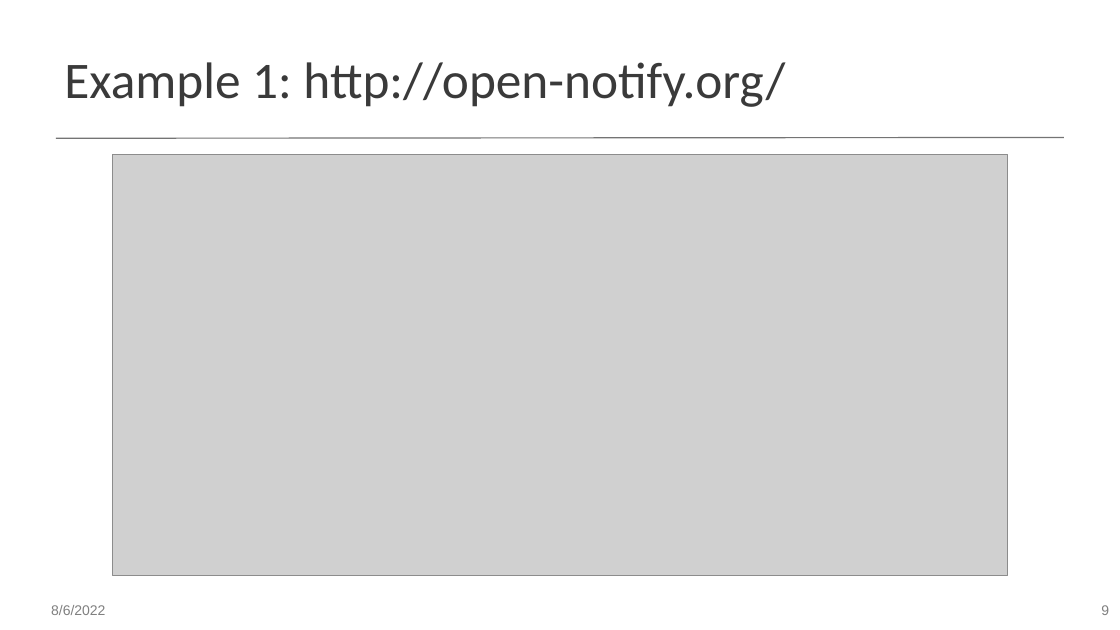
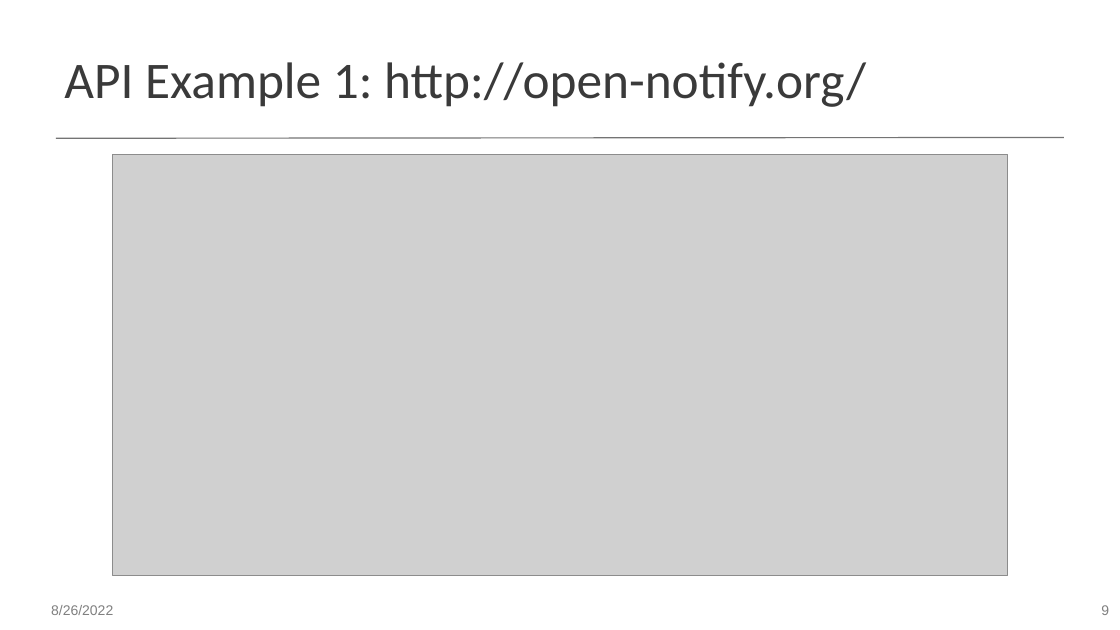
Before and after one commit to worldbank/dec-python-course, a slide deck: slide 9 of 1-foundations/4-api-and-dataviz/Introduction to APIs.pptx. Drawn at 1120x630 pixels with LibreOffice and Linux fonts; fonts in the diff are those of the drawing; grey boxes stand for pictures. Boxes give left, top, right and bottom in pixels: in the first picture for what was removed or moved away, otherwise in the second. Text is boxed around its words. In the diff, an @@ line names an element or a change of style, - is before the commit and + after.

```diff
--- a/1-foundations/4-api-and-dataviz/Introduction to APIs.pptx
+++ b/1-foundations/4-api-and-dataviz/Introduction to APIs.pptx
@@ title at box(64, 62, 866, 107): text changed @@
-Example 1: http://open-notify.org/
+API Example 1: http://open-notify.org/
@@ text at box(51, 605, 113, 615): text changed @@
-8/6/2022
+8/26/2022
```
Also in this commit, not shown: 12 other slides changed, 1 other file.
